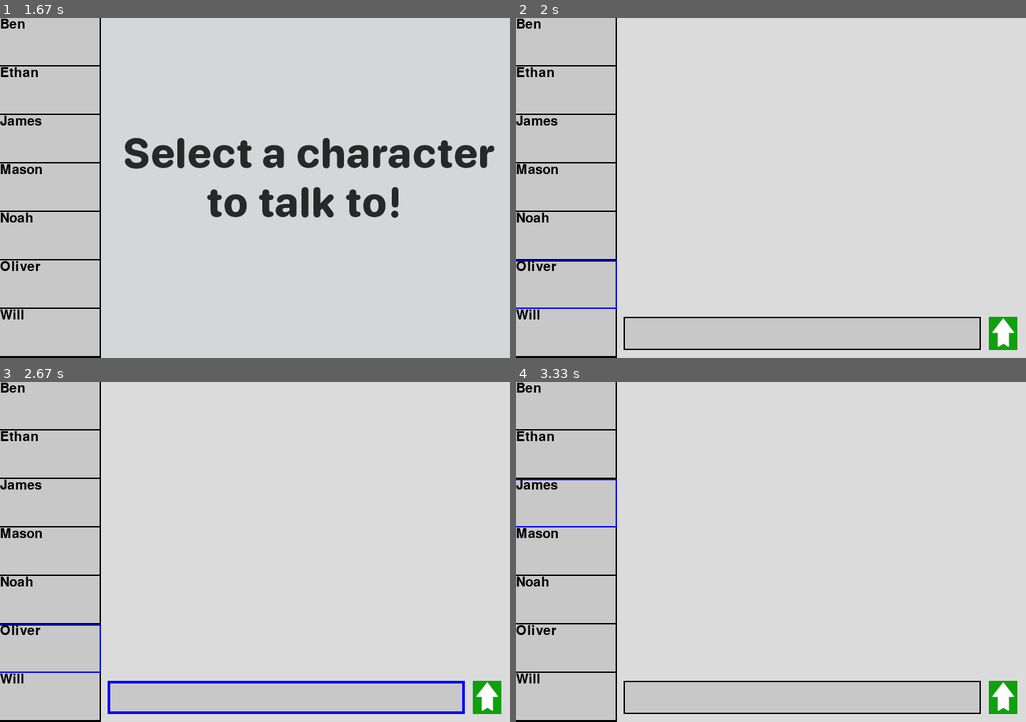
Above: before the commit, frames 1-4 (two rows, left to right).
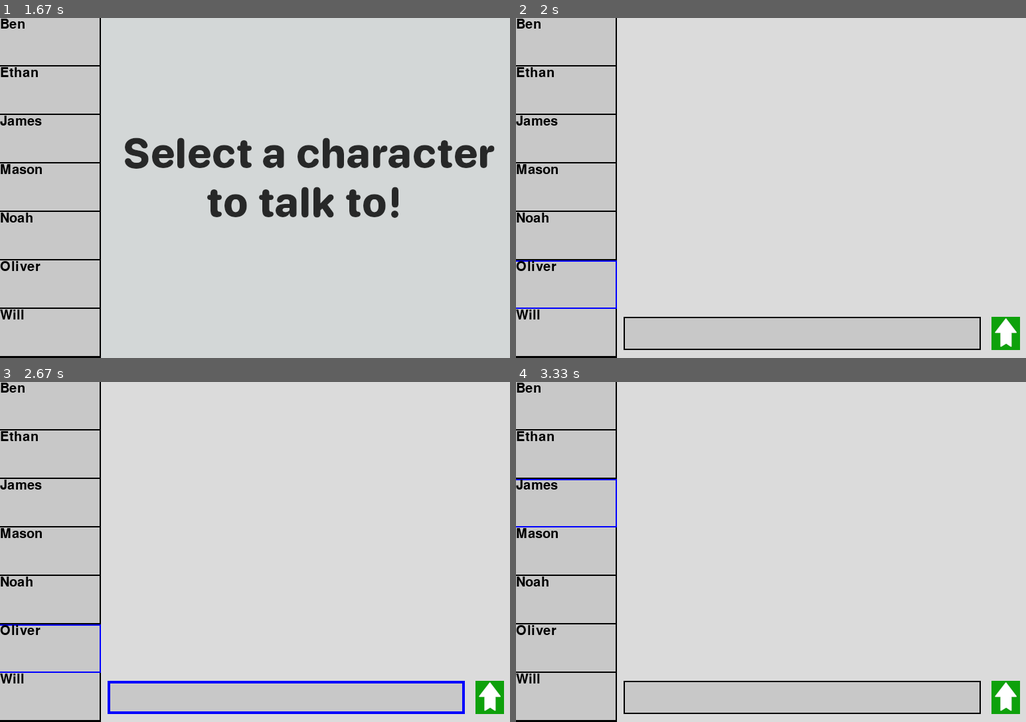
Above: after the commit, the same moments.

Repository: Robro1878/Are_You_The_One
Game: pygame game, started from Are_you_the_one.py
Same seed, same stepped clock (60 frames per second), same inputs: the game is played once before the commit and once after it.
Inputs (mouse positions are in pixels of both pictures, inside the frame that each line leads up to):
- Up to frame 1 (1.67 s): press the mouse at (453, 273) at 0.37 s; move the mouse to (275, 205) at 0.47 s; release the mouse at (96, 137) at 0.6 s; press the mouse at (438, 303) at 0.7 s; move the mouse to (255, 293) at 0.8 s; release the mouse at (76, 286) at 0.93 s; press the mouse at (168, 167) at 1.03 s; move the mouse to (239, 164) at 1.13 s; release the mouse at (316, 164) at 1.27 s; press the mouse at (255, 317) at 1.37 s; move the mouse to (168, 191) at 1.47 s; release the mouse at (86, 62) at 1.6 s
- Up to frame 2 (2 s): press the mouse at (567, 283) at 1.7 s; move the mouse to (633, 174) at 1.8 s; release the mouse at (699, 62) at 1.93 s
- Up to frame 3 (2.67 s): click (489, 698) at 2.05 s; press the mouse at (285, 698) at 2.37 s; move the mouse to (183, 579) at 2.47 s; release the mouse at (76, 460) at 2.6 s
- Up to frame 4 (3.33 s): press the mouse at (567, 698) at 2.7 s; move the mouse to (755, 623) at 2.8 s; release the mouse at (949, 548) at 2.93 s; press the mouse at (567, 504) at 3.03 s; move the mouse to (740, 541) at 3.13 s; release the mouse at (918, 579) at 3.27 s

Frame 1 is identical in both runs. In frame 2, 0.2% of the frame differs, in the area x 92-99%, y 87-98%; in frame 3, 0.2%; in frame 4, 0.2%.

Commit message:
messaging works a little better now

Diff:
--- a/character_messenging.py
+++ b/character_messenging.py
@@ -2,6 +2,7 @@
 import constants
 from text_input_field import Text_Input_Field
 import pygame
+from message import Message
 
 class Character_Messenging:
     def __init__(self, screen, character):
@@ -13,16 +14,35 @@
 
         self.send_message = images.Messaging.send_message
         self.send_message_rect = self.send_message.get_rect()
-        self.send_message_rect.topleft = (712,450)
-
+        self.send_message_rect.center = constants.Messaging.send_button_pos
 
         self.input_rect = pygame.Rect(162, 450, 538, 50)
         self.input = Text_Input_Field(self.screen, 30, self.input_rect)
+
+        self.messages = []
 
     def run(self, events, scroll_y):
         if self.character is None:
             self.screen.blit(self.select_character_to_talk_to, self.rect)
         else:
+            for event in events:
+                if event.type == pygame.MOUSEMOTION:
+                    #check if mouse is in button area
+                    if self.send_message_rect.collidepoint(event.pos):
+                        self.send_message = images.Messaging.send_message_scaled
+                        self.send_message_rect = images.Messaging.send_message_scaled.get_rect()
+                    else:
+                        self.send_message = images.Messaging.send_message
+                        self.send_message_rect = images.Messaging.send_message.get_rect()
+                    self.send_message_rect.center = constants.Messaging.send_button_pos
+                if event.type == pygame.MOUSEBUTTONDOWN:
+                    if event.button == pygame.BUTTON_LEFT:
+                        if self.send_message_rect.collidepoint(event.pos):
+                            self.messages.append(Message(self.screen, self.input.get_input(), True))
+                            self.input.reset()
             self.screen.fill(constants.Colors.LIGHT_GRAY, self.rect)
             self.input.run(events)
             self.screen.blit(self.send_message, self.send_message_rect)
+            for i in range(len(self.messages)):
+                self.messages[len(self.messages)-1-i].setHeight(constants.Messaging.message_initial_height - i*constants.Messaging.message_height_delta + scroll_y)
+                self.messages[len(self.messages)-1-i].run()
--- a/constants.py
+++ b/constants.py
@@ -46,6 +46,12 @@
     width = 150
     fontsize = 30
 
+class Messaging:
+    send_button_pos = (737,475)
+    message_height = 30
+    message_initial_height = game.screen_height - 110
+    message_height_delta = message_height + 10
+
 class Colors:
     GREEN = (0, 255, 0)
     BLUE = (0,0,255)
--- a/images.py
+++ b/images.py
@@ -48,3 +48,4 @@
 class Messaging:
     select_character = pygame.image.load("images/select_character_to_talk_to.png")
     send_message = pygame.image.load("images/send_message.png")
+    send_message_scaled = pygame.image.load("images/send_message_scaled.png")
--- /dev/null
+++ b/message.py
@@ -0,0 +1,26 @@
+import pygame
+import constants
+
+class Message:
+    def __init__(self, screen, text:str, user:bool):
+        self.screen = screen
+        self.text = text
+        self.font = pygame.font.SysFont(None, 30)
+        self.user = user
+        if not self.user:
+            self.left = 162
+        else:
+            self.left = constants.game.screen_width - (len(self.text) * 13) - 12
+        self.rect = pygame.Rect(self.left, 0, len(self.text) * 13, constants.Messaging.message_height)
+
+    def run(self):
+        if self.user:
+            color = constants.Colors.BLUE
+        else:
+            color = constants.Colors.BLACK
+        pygame.draw.rect(self.screen, color, self.rect, 2)
+        text = self.font.render(self.text, True, constants.Colors.BLACK)
+        self.screen.blit(text, self.rect.move(5,5))
+
+    def setHeight(self, height):
+        self.rect.top = height
--- a/messenger.py
+++ b/messenger.py
@@ -27,8 +27,6 @@
         for select in self.messaging_selects:
             select.run()
 
-        self.states[self.stateManager.getState()].run(events, 0)
-
         for event in events:
             if event.type == pygame.MOUSEBUTTONDOWN:
                 if event.button == pygame.BUTTON_LEFT:
@@ -40,6 +38,7 @@
 
                             self.stateManager.setState(select.getCharacter())
                             select.setActive(True)
+                            self.scroll_y = 0
 
                 if event.button == pygame.BUTTON_WHEELDOWN:
                     self.scroll_y -= self.scroll_speed
@@ -47,7 +46,7 @@
                 if event.button == pygame.BUTTON_WHEELUP:
                     self.scroll_y +=  self.scroll_speed
 
-
+        self.states[self.stateManager.getState()].run(events, self.scroll_y)
 
 
 class StateManager:
--- a/text_input_field.py
+++ b/text_input_field.py
@@ -39,7 +39,8 @@
         input_text = self.font.render(self.text, True, Colors.BLACK)
         self.screen.blit(input_text, self.rect.move(5, 5))
 
-
-
     def get_input(self):
         return self.text
+
+    def reset(self):
+        self.text = ""
Binary file added: images/send_message_scaled.png
